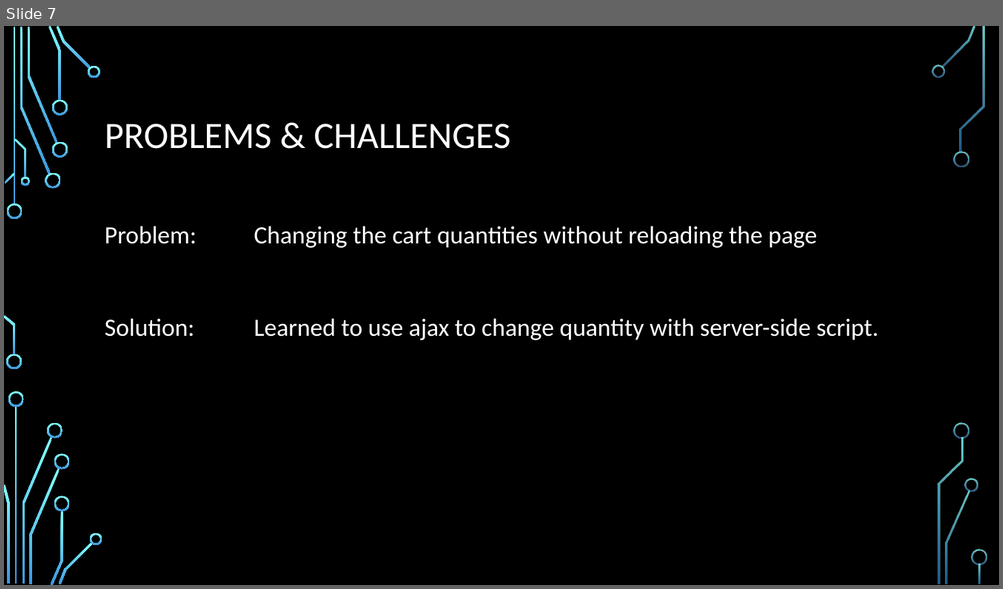
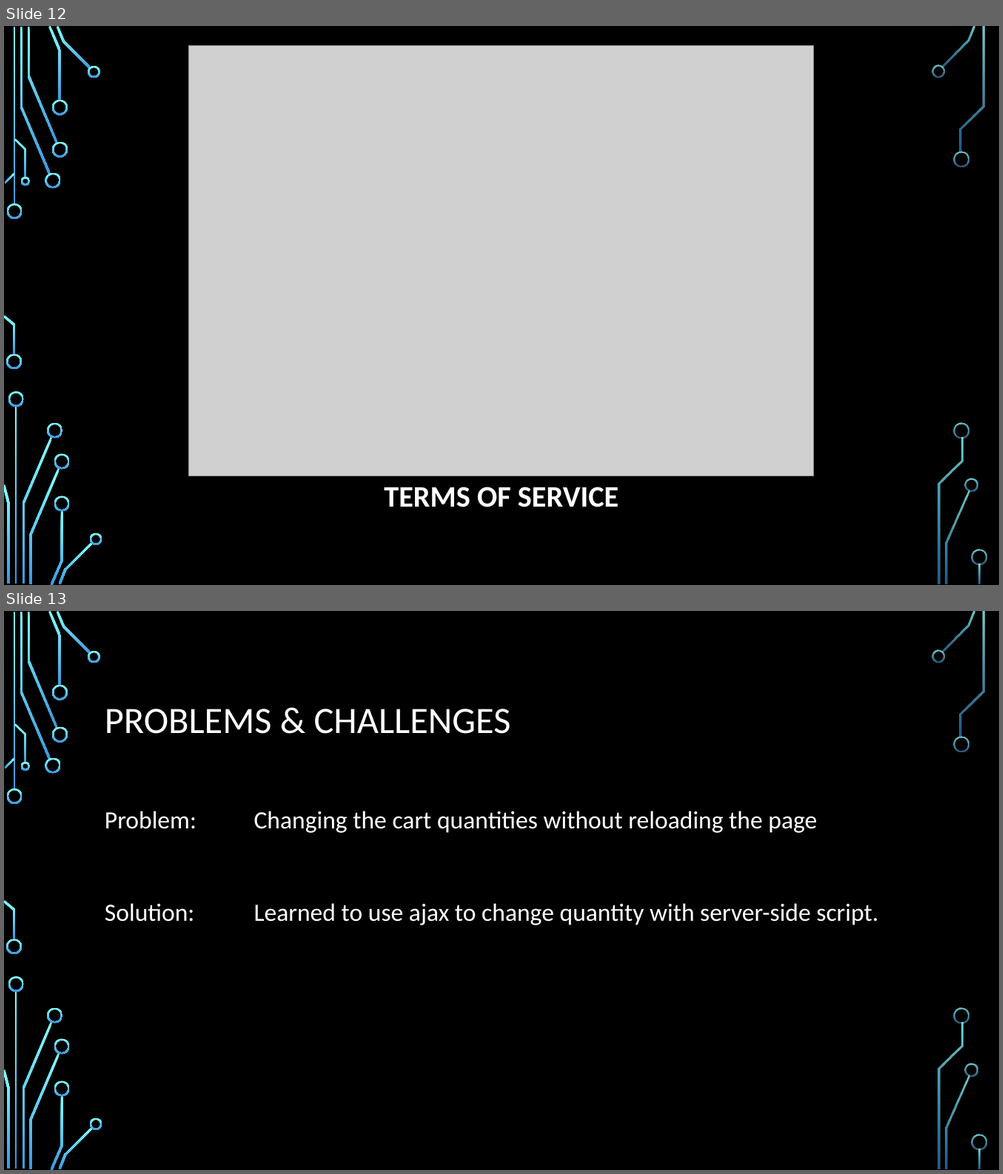
Before and after one commit to AntimonyTechnology/BiFrostGames, a slide deck: Documents/Demo07/Presentation.pptx. Shown one above the other, each under a label of ours: slide 7 before the commit, slides 12 and 13 after it. The pictures are 1003x589 and 1003x1174 pixels, drawn with LibreOffice and Linux fonts; fonts in the diff are those of the drawing; grey boxes stand for pictures; background and template pictures are left out. Boxes give left, top, right and bottom in pixels: in the first picture for what was removed or moved away, otherwise in the second. Text is boxed around its words. In the diff, an @@ line names an element or a change of style, - is before the commit and + after.

```diff
--- a/Documents/Demo07/Presentation.pptx
+++ b/Documents/Demo07/Presentation.pptx
@@ slide 12 added at box(4, 26, 999, 585), background picture (left out); not listed: 36 template elements that a slide beside it also shows @@
@@ picture added at box(189, 45, 814, 477) @@
@@ title added at box(384, 487, 618, 508), 28.8 pt, text #FFFFFF, bold @@
+TERMS OF SERVICE
@@ what was slide 7 is now slide 13 @@
```
Also in this commit, not shown: 6 slides changed, 10 other slides added, 3 slides removed, 2 other files.
